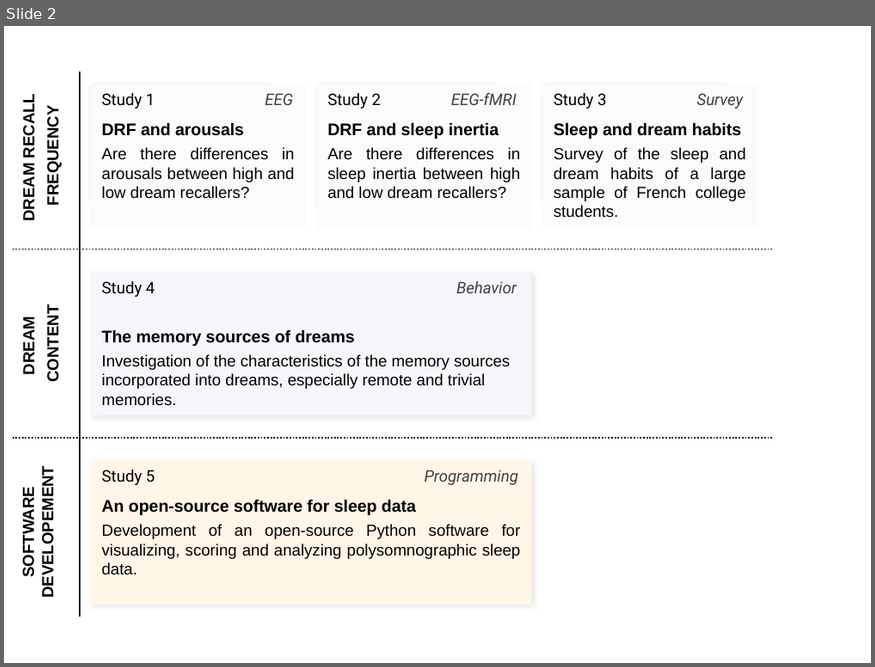
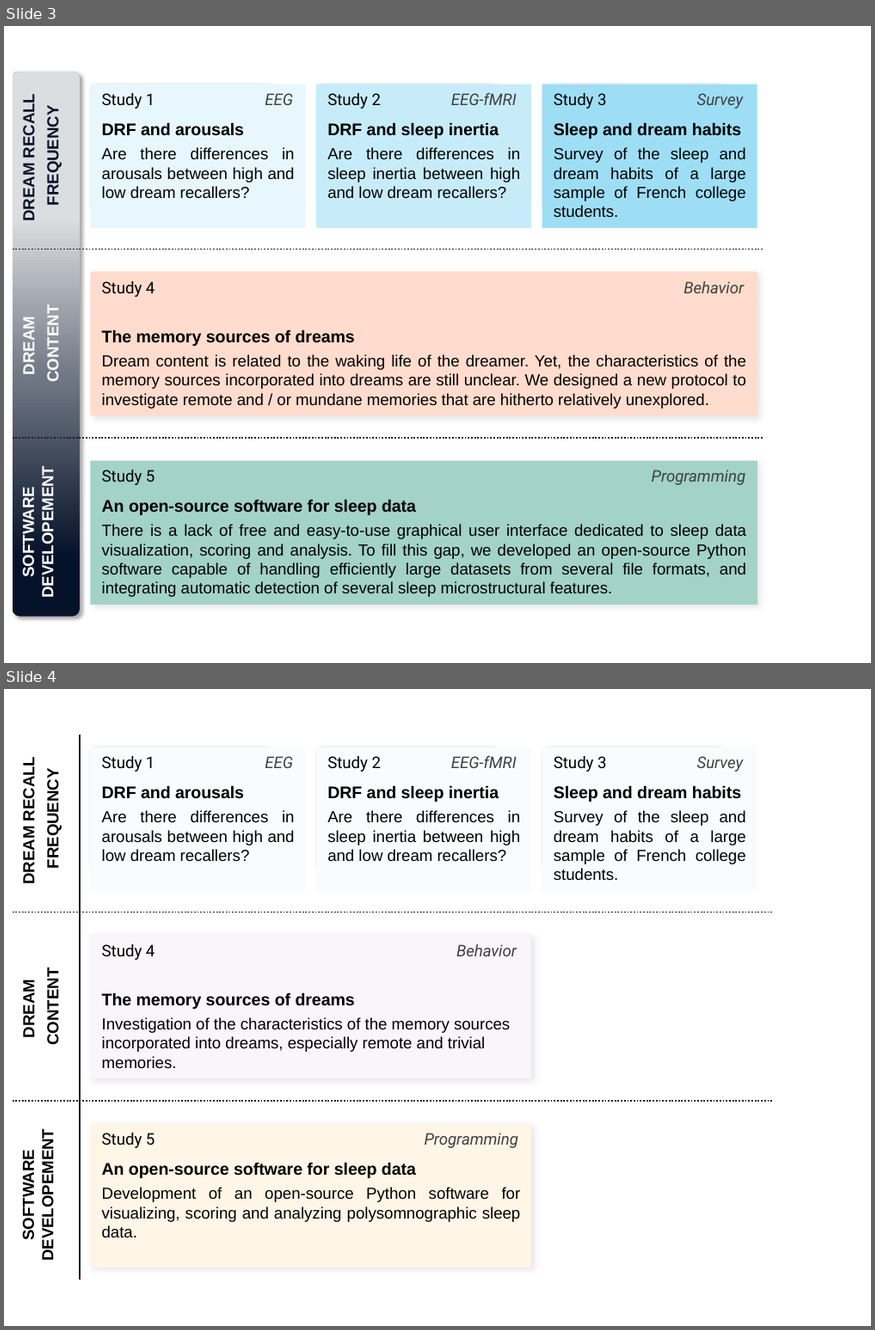
Before and after one commit to raphaelvallat/Thesis, a slide deck: Fig/Intro/Intro_Problematics/Intro_Problematics.pptx. Shown one above the other, each under a label of ours: slide 2 before the commit, slides 3 and 4 after it. The pictures are 875x667 and 875x1330 pixels, drawn with LibreOffice and Linux fonts; fonts in the diff are those of the drawing. Boxes give left, top, right and bottom in pixels: in the first picture for what was removed or moved away, otherwise in the second. Text is boxed around its words. In the diff, an @@ line names an element or a change of style, - is before the commit and + after.

```diff
--- a/Fig/Intro/Intro_Problematics/Intro_Problematics.pptx
+++ b/Fig/Intro/Intro_Problematics/Intro_Problematics.pptx
@@ slide 3 added at (4,26,871,663), background #FFFFFF @@
@@ rounded rectangle added at (12,71,79,615), fill gradient #061229 to #717885 to #DBDDE0 @@
@@ text added at (19,100,38,220), 10 pt, text #061229, bold @@
+DREAM RECALL
+FREQUENCY
@@ rectangle added at (91,84,306,228), fill #E7F7FD, 10 pt, text #000000 @@
+Study 1 EEG
+DRF and arousals
+Are there differences in arousals between high and low dream recallers?
@@ rectangle added at (316,84,531,228), fill #C7ECF9, 10 pt, text #000000 @@
+Study 2 EEG-fMRI
+DRF and sleep inertia
+Are there differences in sleep inertia between high and low dream recallers?
@@ rectangle added at (542,84,757,228), fill #9DDEF5, 10 pt, text #000000 @@
+Study 3 Survey
+Sleep and dream habits
+Survey of the sleep and dream habits of a large sample of French college students.
@@ line added from (12, 249) to (763, 249), #1D1F21 1 pt dashed @@
@@ rectangle added at (91,272,757,416), fill #FFDCCD, 10 pt, text #000000 @@
+Study 4 Behavior
+The memory sources of dreams
+Dream content is related to the waking life of the dreamer. Yet, the characteristics of the memory sources incorporated into dreams are still unclear. We designed a new protocol to investigate remote and / or mundane memories that are hitherto relatively unexplored.
@@ text added at (102,355,209,367), 10 pt, text #FFFFFF, bold @@
+DREAM
+CONTENT
@@ line added from (12, 439) to (763, 439), #1D1F21 1 pt dashed @@
@@ rectangle added at (91,460,757,605), fill #A2D2C8, 10 pt, text #000000 @@
+Study 5 Programming
+An open-source software for sleep data
+There is a lack of free and easy-to-use graphical user interface dedicated to sleep data visualization, scoring and analysis. To fill this gap, we developed an open-source Python software capable of handling efficiently large datasets from several file formats, and integrating automatic detection of several sleep microstructural features.
@@ text added at (19,479,56,594), 10 pt, text #FFFFFF, bold @@
+SOFTWARE DEVELOPEMENT
@@ what was slide 2 is now slide 4 @@
```
Also in this commit, not shown: 1 slide changed, 1 other slide added, 6 other files.
